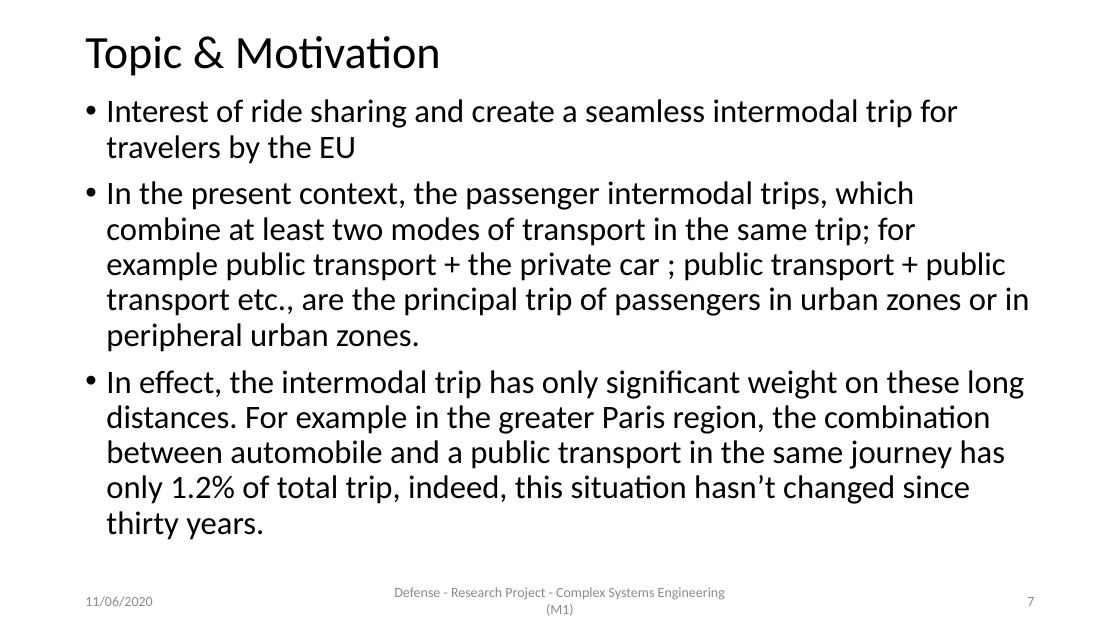
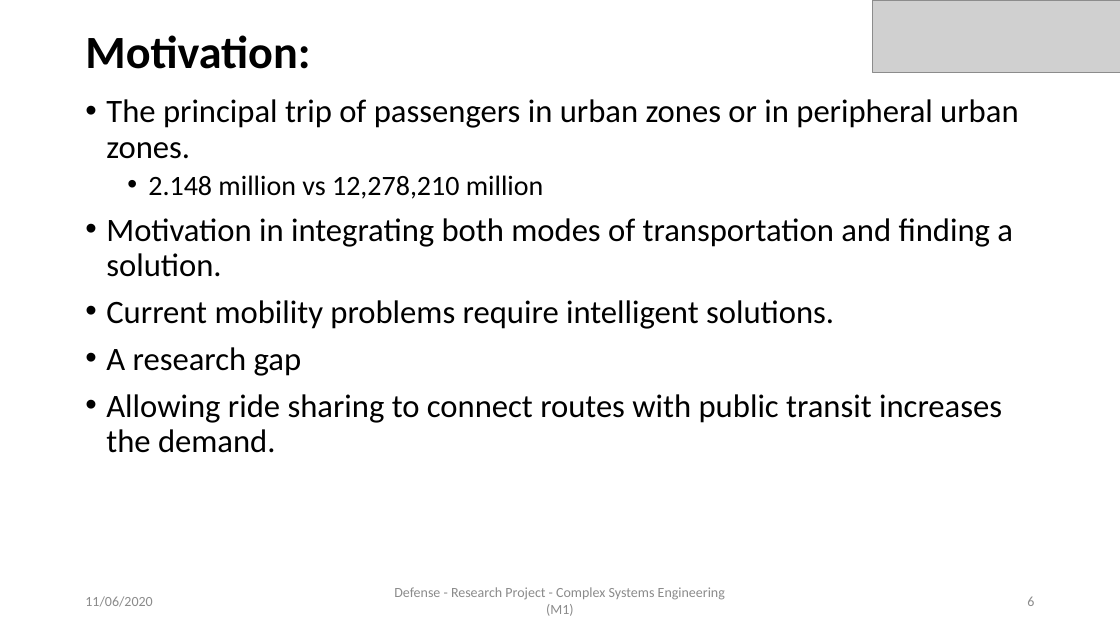
Before and after one commit to AymanABDELHAMID/OD_MTO_DARP, a slide deck: slide 6 of Presentation/presentation_AymanMahmoud.pptx (slide 7 before the commit). Drawn at 1120x630 pixels with LibreOffice and Linux fonts; fonts in the diff are those of the drawing; grey boxes stand for pictures. Boxes give left, top, right and bottom in pixels: in the first picture for what was removed or moved away, otherwise in the second. Text is boxed around its words. In the diff, an @@ line names an element or a change of style, - is before the commit and + after.

```diff
--- a/Presentation/presentation_AymanMahmoud.pptx
+++ b/Presentation/presentation_AymanMahmoud.pptx
@@ picture added at <box>873,0,1120,72</box> @@
@@ title at <box>85,35,310,69</box>: text changed; bold on @@
-Topic & Motivation
+Motivation:
@@ text at <box>106,99,1018,453</box>: text changed @@
-• Interest of ride sharing and create a seamless intermodal trip for travelers by the EU
-• In the present context, the passenger intermodal trips, which combine at least two modes of transport in the same trip; for example public transport + the private car ; public transport + public transport etc., are the principal trip of passengers in urban zones or in peripheral urban zones.
-• In effect, the intermodal trip has only significant weight on these long distances. For example in the greater Paris region, the combination between automobile and a public transport in the same journey has only 1.2% of total trip, indeed, this situation hasn’t changed since thirty years.
+• The principal trip of passengers in urban zones or in peripheral urban zones.
+  • 2.148 million vs 12,278,210 million
+• Motivation in integrating both modes of transportation and finding a solution.
+• Current mobility problems require intelligent solutions.
+• A research gap
+• Allowing ride sharing to connect routes with public transit increases the demand.
@@ page number at <box>1027,597,1034,606</box>: text changed @@
-7
+6
```
Also in this commit, not shown: 31 other slides changed, 7 slides removed, 4 other files.
